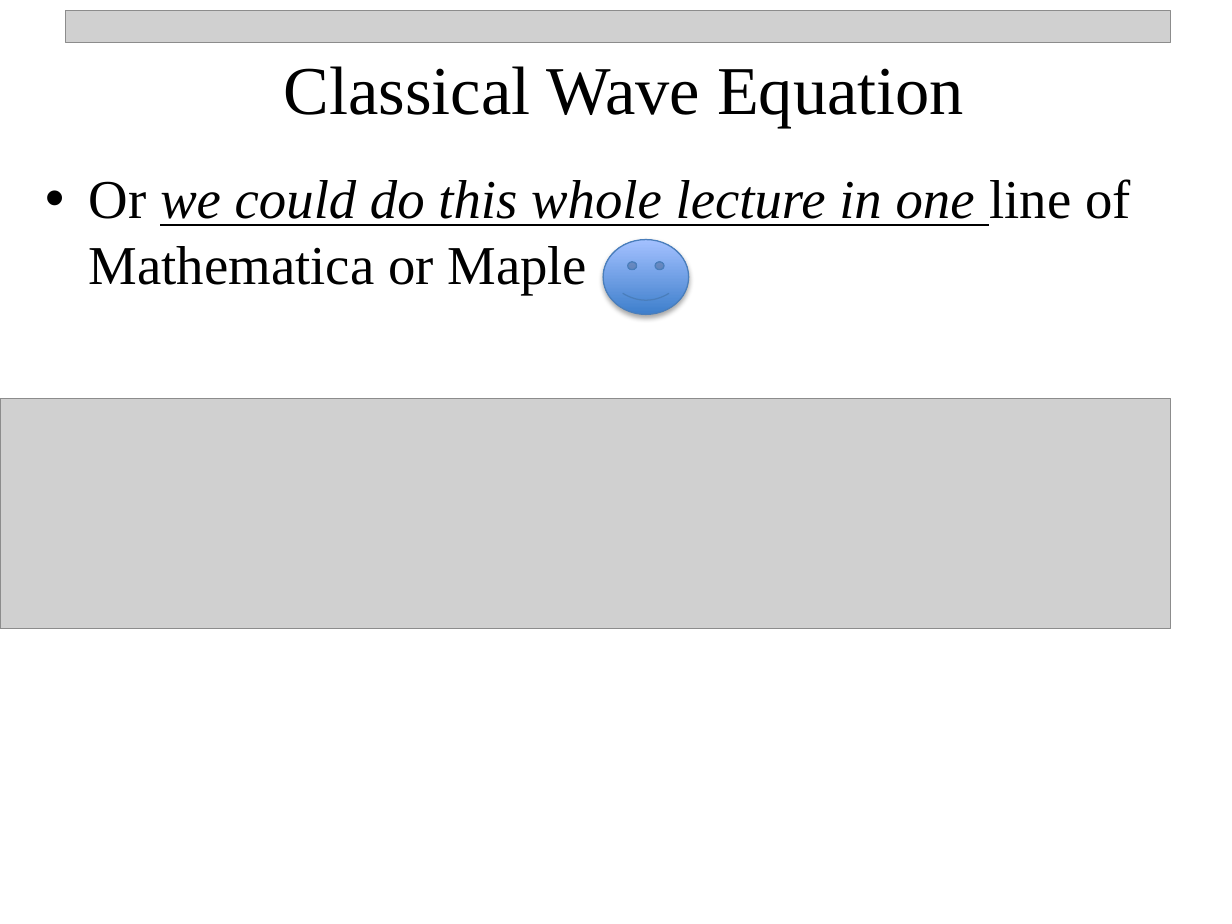
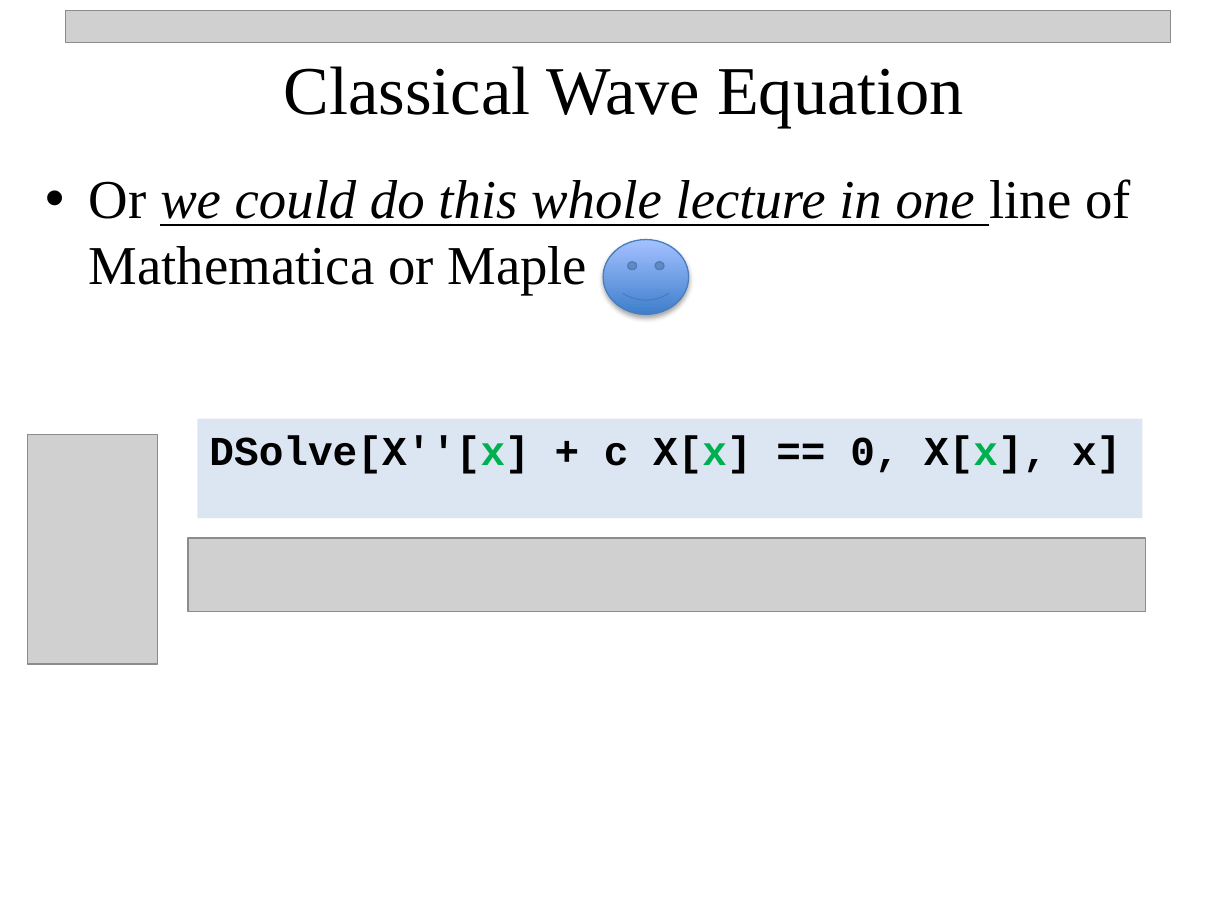
Before and after one commit to npetraco/CHE302, a slide deck: slide 25 of Notes/1_Intro_Classical_Waves.pptx (slide 23 before the commit). Drawn at 1232x924 pixels with LibreOffice and Linux fonts; fonts in the diff are those of the drawing; grey boxes stand for pictures. Boxes give left, top, right and bottom in pixels: in the first picture for what was removed or moved away, otherwise in the second. Text is boxed around its words. In the diff, an @@ line names an element or a change of style, - is before the commit and + after.

```diff
--- a/Notes/1_Intro_Classical_Waves.pptx
+++ b/Notes/1_Intro_Classical_Waves.pptx
@@ rectangle added at (x1=197, y1=419, x2=1142, y2=519), fill #DCE6F2, 24 pt, text #000000, bold @@
+DSolve[X''[x] + c X[x] == 0, X[x], x]
@@ picture resized from (x1=0, y1=398, x2=1170, y2=628) to (x1=27, y1=434, x2=158, y2=664) @@
@@ picture added at (x1=188, y1=538, x2=1146, y2=612) @@
```
Also in this commit, not shown: 5 other slides changed, 3 slides added, 4 other files.
